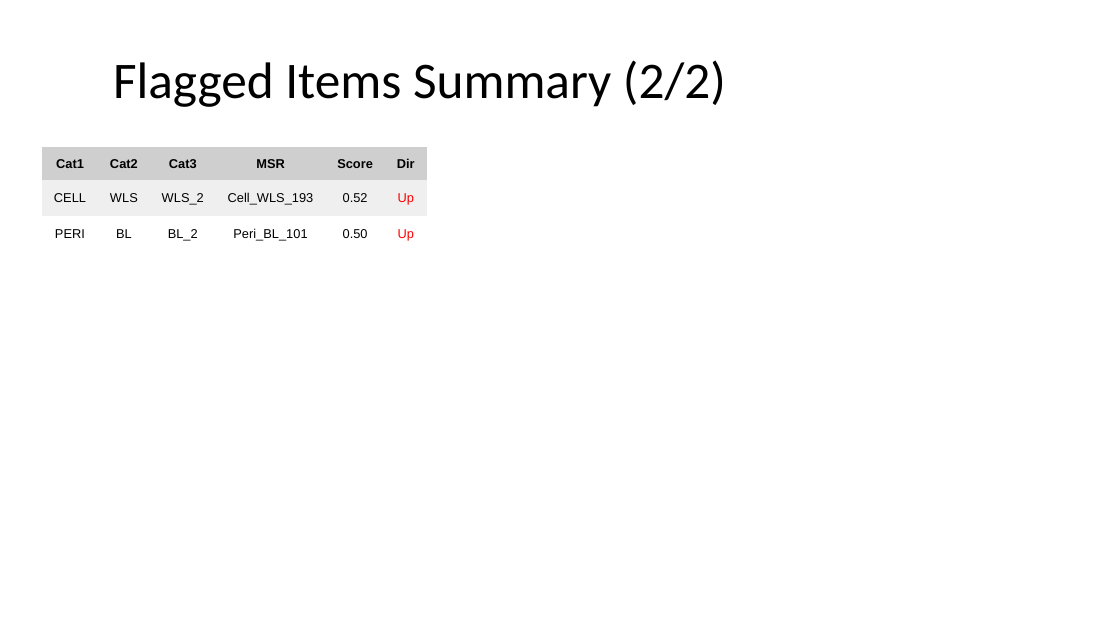
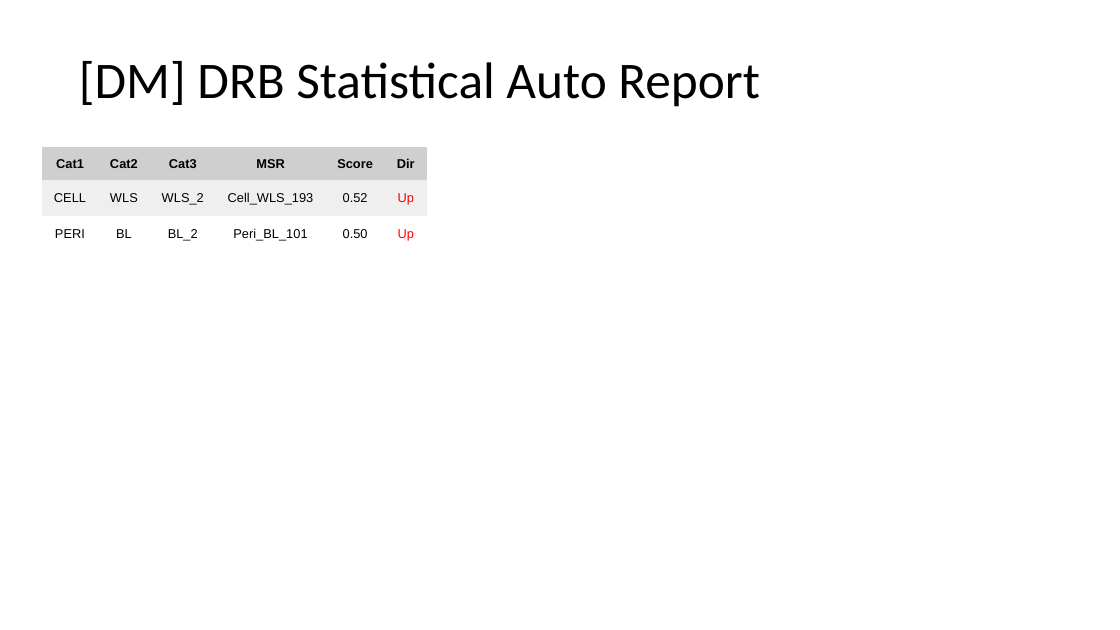
Before and after one commit to parktj4264/DRB-Code, a slide deck: slide 2 of output/Sigma_Summary_Latest.pptx. Drawn at 1120x630 pixels with LibreOffice and Linux fonts; fonts in the diff are those of the drawing. Boxes give left, top, right and bottom in pixels: in the first picture for what was removed or moved away, otherwise in the second. Text is boxed around its words. In the diff, an @@ line names an element or a change of style, - is before the commit and + after.

```diff
--- a/output/Sigma_Summary_Latest.pptx
+++ b/output/Sigma_Summary_Latest.pptx
@@ title at bbox=[79, 61, 760, 107]: text changed @@
-Flagged Items Summary (2/2)
+[DM] DRB Statistical Auto Report
```
Also in this commit, not shown: 6 other slides changed, 5 other files.
